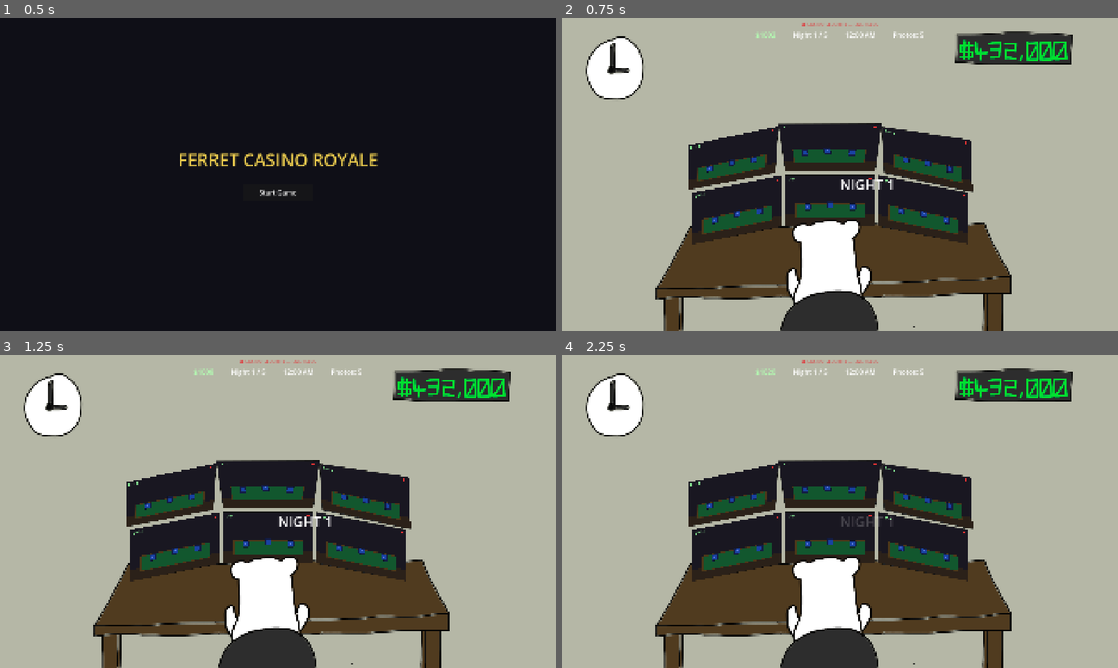
Above: before the commit, frames 1-4 (two rows, left to right).
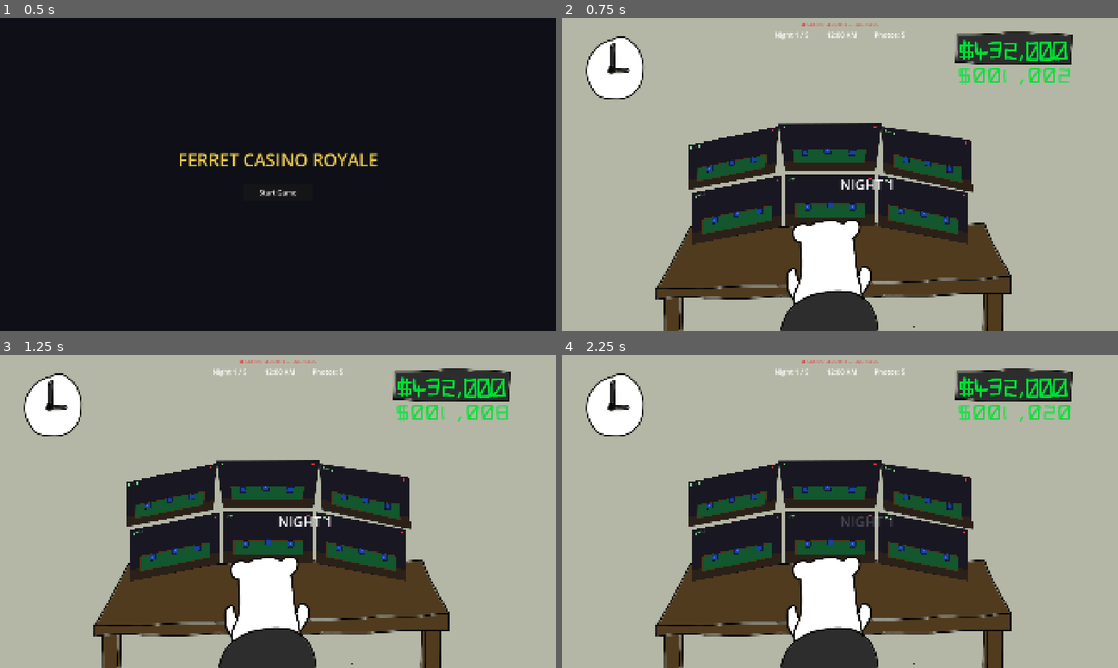
Above: after the commit, the same moments.

Repository: Pekooil/horizon-nexus-hackathon
Game: Godot game, scene res://scenes/StartScreen.tscn
The game is run twice, just before and just after one commit, with the same random seed, the same clock (stepped at 60 frames per second) and the same inputs. The engine's default icon, where the game draws it, is replaced by a stand-in: a white triangle on a blue panel in a dark square.
Inputs (mouse positions are in pixels of both pictures, inside the frame that each line leads up to):
- Up to frame 1 (0.5 s): no input
- Up to frame 2 (0.75 s): click "Start Game" at 0.5 s
- Up to frame 3 (1.25 s): no input
- Up to frame 4 (2.25 s): tap Enter at 1.25 s; move the mouse to (962, 495) at 1.27 s; click (962, 495) at 1.42 s; drag from (728, 527) to (812, 574) at 2.02 s

Frame 1 is identical in both runs. In frame 2, 0.8% of the frame differs, in the area x 35-92%, y 4-22%; in frame 3, 0.8%; in frame 4, 0.8%.

Commit message:
feat: drawn money!

Diff:
--- a/scenes/Main.tscn
+++ b/scenes/Main.tscn
@@ -4,8 +4,11 @@
 [ext_resource type="Texture2D" uid="uid://cmp0oobgrrw0d" path="res://assets/ferret-casino.png" id="2_bg"]
 [ext_resource type="Script" uid="uid://dg2x3ltxbwroa" path="res://scripts/monitor_quad.gd" id="3_monitor"]
 [ext_resource type="Texture2D" uid="uid://dvveouwoxdhdv" path="res://assets/ferret-guard.png" id="4_guard"]
-
-[sub_resource type="ArrayMesh" id="ArrayMesh_rarhs"]
+[ext_resource type="Texture2D" uid="uid://nrhtaw0bdu2" path="res://assets/money_digits/money.png" id="5_money"]
+[ext_resource type="Texture2D" uid="uid://dnvcgssx3q5k5" path="res://assets/money_digits/0.png" id="6_zero"]
+[ext_resource type="Texture2D" uid="uid://cgggx3nysqkhg" path="res://assets/money_digits/dot.png" id="7_dot"]
+
+[sub_resource type="ArrayMesh" id="ArrayMesh_nxtc6"]
 _surfaces = [{
 "aabb": AABB(434, 290, 0, 312, 219, 1e-05),
 "attribute_data": PackedByteArray(0, 0, 0, 0, 0, 0, 0, 0, 0, 0, 128, 63, 0, 0, 0, 0, 0, 0, 128, 63, 0, 0, 128, 63, 0, 0, 0, 0, 0, 0, 128, 63),
@@ -133,6 +136,71 @@
 text = "● CASINO SECURITY — LIVE FEEDS"
 horizontal_alignment = 1
 
+[node name="Money" type="HBoxContainer" parent="MonitorScreen" unique_id=1503927125]
+layout_mode = 0
+offset_left = 1367.0
+offset_top = 164.0
+offset_right = 1581.0
+offset_bottom = 202.0
+scale = Vector2(1.830562, 1.830562)
+theme_override_constants/separation = 2
+
+[node name="Symbol" type="TextureRect" parent="MonitorScreen/Money" unique_id=123056045]
+custom_minimum_size = Vector2(26, 38)
+layout_mode = 2
+texture = ExtResource("5_money")
+expand_mode = 1
+stretch_mode = 5
+
+[node name="Digit0" type="TextureRect" parent="MonitorScreen/Money" unique_id=930212875]
+custom_minimum_size = Vector2(26, 38)
+layout_mode = 2
+texture = ExtResource("6_zero")
+expand_mode = 1
+stretch_mode = 5
+
+[node name="Digit1" type="TextureRect" parent="MonitorScreen/Money" unique_id=1214451197]
+custom_minimum_size = Vector2(26, 38)
+layout_mode = 2
+texture = ExtResource("6_zero")
+expand_mode = 1
+stretch_mode = 5
+
+[node name="Digit2" type="TextureRect" parent="MonitorScreen/Money" unique_id=1395460789]
+custom_minimum_size = Vector2(26, 38)
+layout_mode = 2
+texture = ExtResource("6_zero")
+expand_mode = 1
+stretch_mode = 5
+
+[node name="Dot" type="TextureRect" parent="MonitorScreen/Money" unique_id=1920811375]
+custom_minimum_size = Vector2(18, 38)
+layout_mode = 2
+texture = ExtResource("7_dot")
+expand_mode = 1
+stretch_mode = 5
+
+[node name="Digit3" type="TextureRect" parent="MonitorScreen/Money" unique_id=1675654972]
+custom_minimum_size = Vector2(26, 38)
+layout_mode = 2
+texture = ExtResource("6_zero")
+expand_mode = 1
+stretch_mode = 5
+
+[node name="Digit4" type="TextureRect" parent="MonitorScreen/Money" unique_id=1150652078]
+custom_minimum_size = Vector2(26, 38)
+layout_mode = 2
+texture = ExtResource("6_zero")
+expand_mode = 1
+stretch_mode = 5
+
+[node name="Digit5" type="TextureRect" parent="MonitorScreen/Money" unique_id=1714662892]
+custom_minimum_size = Vector2(26, 38)
+layout_mode = 2
+texture = ExtResource("6_zero")
+expand_mode = 1
+stretch_mode = 5
+
 [node name="TopBar" type="HBoxContainer" parent="MonitorScreen" unique_id=1028472448]
 layout_mode = 1
 anchors_preset = 10
@@ -143,10 +211,6 @@
 theme_override_constants/separation = 60
 alignment = 1
 
-[node name="Money" type="Label" parent="MonitorScreen/TopBar" unique_id=1503927125]
-layout_mode = 2
-text = "$1000"
-
 [node name="Night" type="Label" parent="MonitorScreen/TopBar" unique_id=1496309158]
 layout_mode = 2
 text = "Night 1 / 5"
@@ -155,7 +219,7 @@
 layout_mode = 2
 text = "12:00 AM"
 
-[node name="Photos" type="Label" parent="MonitorScreen/TopBar"]
+[node name="Photos" type="Label" parent="MonitorScreen/TopBar" unique_id=121416442]
 layout_mode = 2
 text = "Photos: 5"
 
--- a/scripts/main.gd
+++ b/scripts/main.gd
@@ -7,11 +7,25 @@
 const ROOM_BASE_SIZE := Vector2(480.0, 270.0)
 const ROOM_SCENE := preload("res://scenes/Room.tscn")
 const MonitorQuad = preload("res://scripts/monitor_quad.gd")
+const MONEY_SYMBOL_TEXTURE := preload("res://assets/money_digits/money.png")
+const MONEY_DOT_TEXTURE := preload("res://assets/money_digits/dot.png")
+const MONEY_DIGIT_TEXTURES := {
+	"0": preload("res://assets/money_digits/0.png"),
+	"1": preload("res://assets/money_digits/1.png"),
+	"2": preload("res://assets/money_digits/2.png"),
+	"3": preload("res://assets/money_digits/3.png"),
+	"4": preload("res://assets/money_digits/4.png"),
+	"5": preload("res://assets/money_digits/5.png"),
+	"6": preload("res://assets/money_digits/6.png"),
+	"7": preload("res://assets/money_digits/7.png"),
+	"8": preload("res://assets/money_digits/8.png"),
+	"9": preload("res://assets/money_digits/9.png"),
+}
 
 # Monitor-wall nodes that live in Main.tscn (edit them in the editor):
 @onready var monitor_screen: Control = $MonitorScreen
 @onready var screen_layout: Node2D = $MonitorScreen/WallCenter/ScreenLayout
-@onready var money_label: Label = $MonitorScreen/TopBar/Money
+@onready var money_display: HBoxContainer = $MonitorScreen/Money
 @onready var night_label: Label = $MonitorScreen/TopBar/Night
 @onready var clock_label: Label = $MonitorScreen/TopBar/Clock
 @onready var photos_label: Label = $MonitorScreen/TopBar/Photos
@@ -29,12 +43,14 @@
 var overlay: Control
 var overlay_label: Label
 
+var money_sprites: Array[TextureRect] = []
 var current_detail := -1
 var spawn_timer := 4.0
 
 func _ready() -> void:
 	_build_feeds()
 	_bind_monitors()
+	_build_money_display()
 	_style_hud()
 	_build_detail_view()
 	_build_banner()
@@ -103,8 +119,15 @@
 		screen.set_feed_texture(feeds[i].get_texture())
 
 func _style_hud() -> void:
-	for l in [money_label, night_label, clock_label, photos_label]:
+	for l in [night_label, clock_label, photos_label]:
 		l.add_theme_font_size_override("font_size", 24)
+
+func _build_money_display() -> void:
+	money_sprites.clear()
+
+	for child in money_display.get_children():
+		if child is TextureRect:
+			money_sprites.append(child)
 
 func _build_detail_view() -> void:
 	detail_view = Control.new()
@@ -243,9 +266,20 @@
 # --- signal handlers --------------------------------------------------------
 
 func _on_money_changed(amount: float) -> void:
-	money_label.text = "$%d" % int(amount)
-	money_label.add_theme_color_override(
-		"font_color", Color(1, 0.4, 0.4) if amount < 250 else Color(0.7, 1, 0.7))
+	var value := maxi(int(round(amount)), 0)
+	var digits := "%06d" % value
+	var money_chars := [
+		MONEY_SYMBOL_TEXTURE,
+		MONEY_DIGIT_TEXTURES[digits.substr(0, 1)],
+		MONEY_DIGIT_TEXTURES[digits.substr(1, 1)],
+		MONEY_DIGIT_TEXTURES[digits.substr(2, 1)],
+		MONEY_DOT_TEXTURE,
+		MONEY_DIGIT_TEXTURES[digits.substr(3, 1)],
+		MONEY_DIGIT_TEXTURES[digits.substr(4, 1)],
+		MONEY_DIGIT_TEXTURES[digits.substr(5, 1)],
+	]
+	for i in money_sprites.size():
+		money_sprites[i].texture = money_chars[i]
 
 func _on_night_changed(night: int) -> void:
 	night_label.text = "Night %d / %d" % [night, GameManager.MAX_NIGHTS]
Binary file added: assets/money_digits/0.png
Not shown, added: assets/money_digits/0.png.import
Binary file added: assets/money_digits/1.png
Not shown, added: assets/money_digits/1.png.import
Binary file added: assets/money_digits/2.png
Not shown, added: assets/money_digits/2.png.import
Binary file added: assets/money_digits/3.png
Not shown, added: assets/money_digits/3.png.import
Binary file added: assets/money_digits/4.png
Not shown, added: assets/money_digits/4.png.import
Binary file added: assets/money_digits/5.png
Not shown, added: assets/money_digits/5.png.import
(and 15 more such lines)
